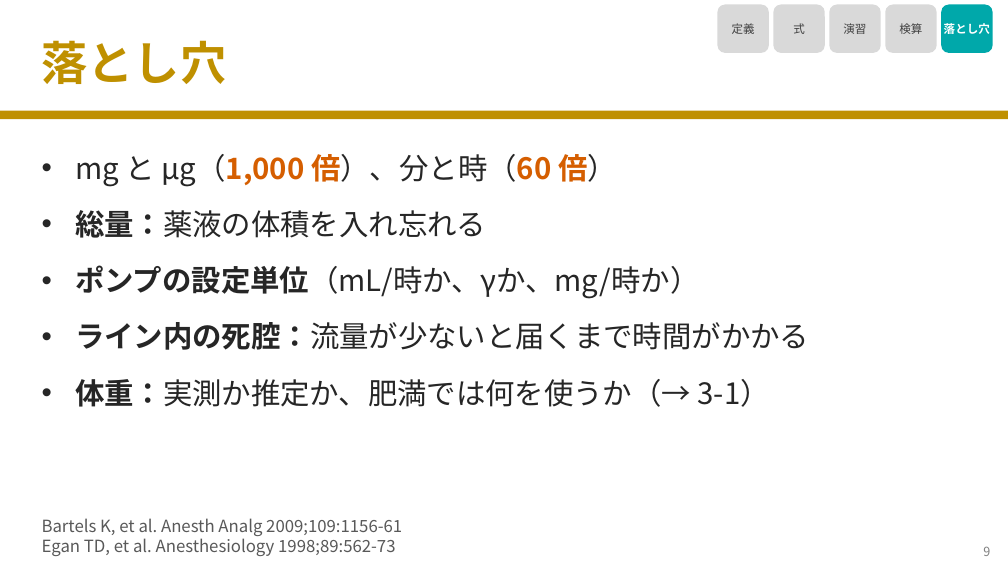
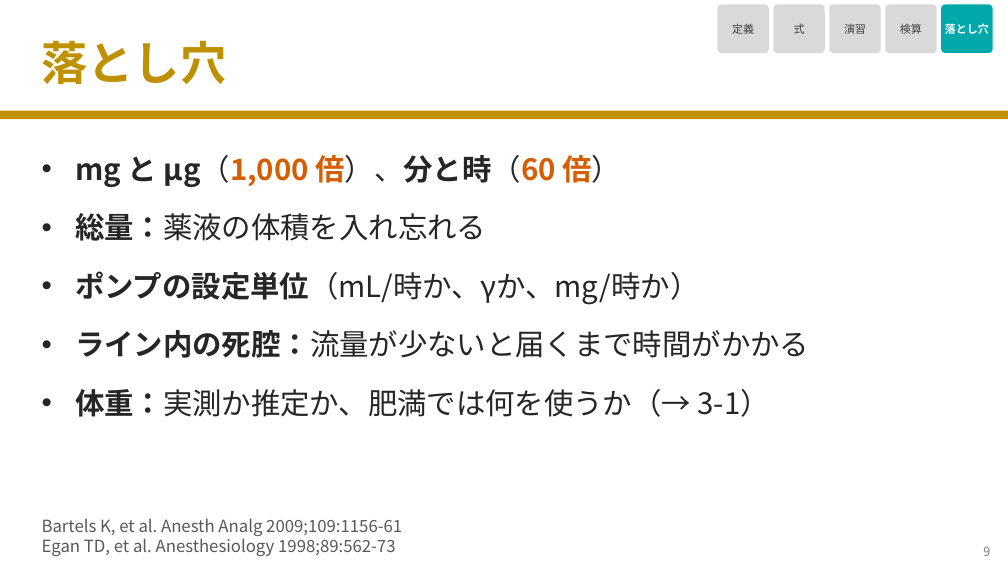
Before and after one commit to nobumitsu-3141/Anes-lecture, a slide deck: slide 10 of slides/3-10_gamma_calculation/3-10_gamma_calculation.pptx. Drawn at 1008x567 pixels with LibreOffice and Linux fonts; fonts in the diff are those of the drawing. Boxes give left, top, right and bottom in pixels: in the first picture for what was removed or moved away, otherwise in the second. Text is boxed around its words. In the diff, an @@ line names an element or a change of style, - is before the commit and + after.

```diff
--- a/slides/3-10_gamma_calculation/3-10_gamma_calculation.pptx
+++ b/slides/3-10_gamma_calculation/3-10_gamma_calculation.pptx
@@ size 11 to 10.5 pt; proportions changed in 5 elements at box(718, 5, 769, 53), box(774, 5, 825, 53), box(830, 5, 881, 53), box(885, 5, 937, 53), box(941, 5, 993, 53) @@
@@ text "mg と μg（1,000 倍）、分と時（60 倍）" at box(75, 155, 809, 417): bold on in "mg と μg（1,000 倍）、分と時（60"; more space between paragraphs @@
```
Also in this commit, not shown: 9 other slides changed, 3 other files.
